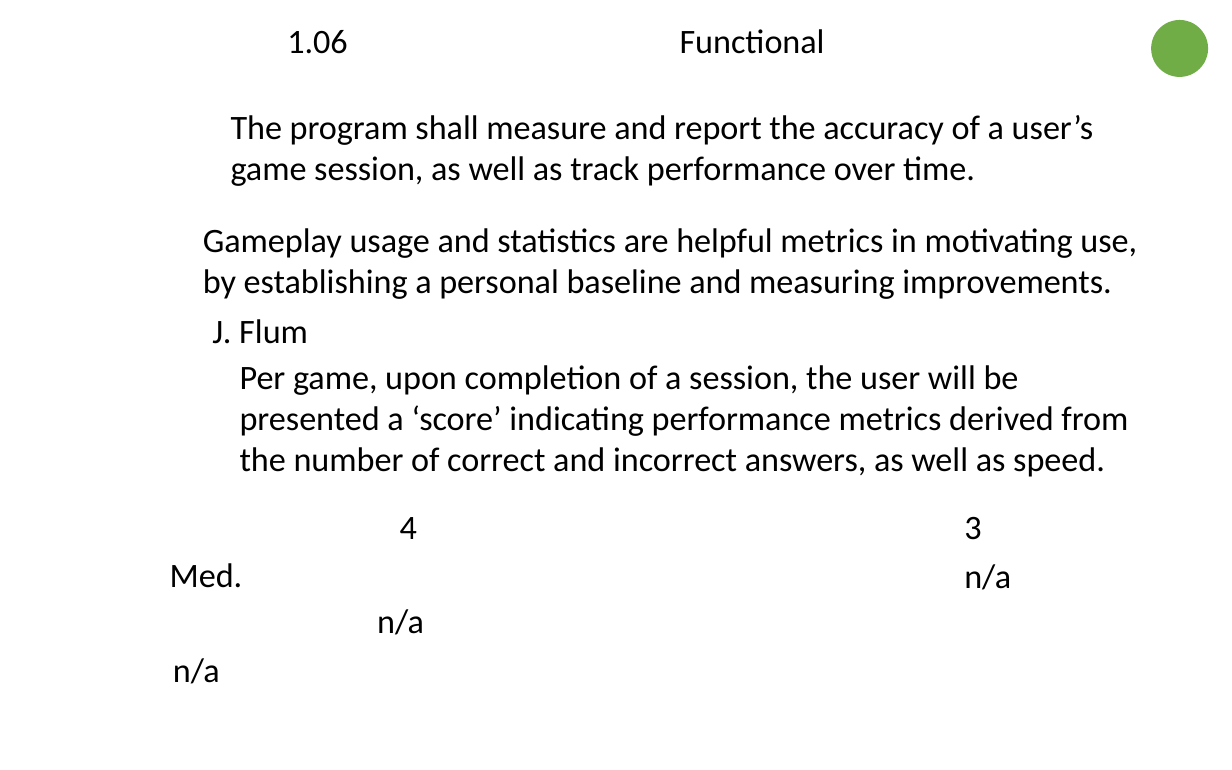
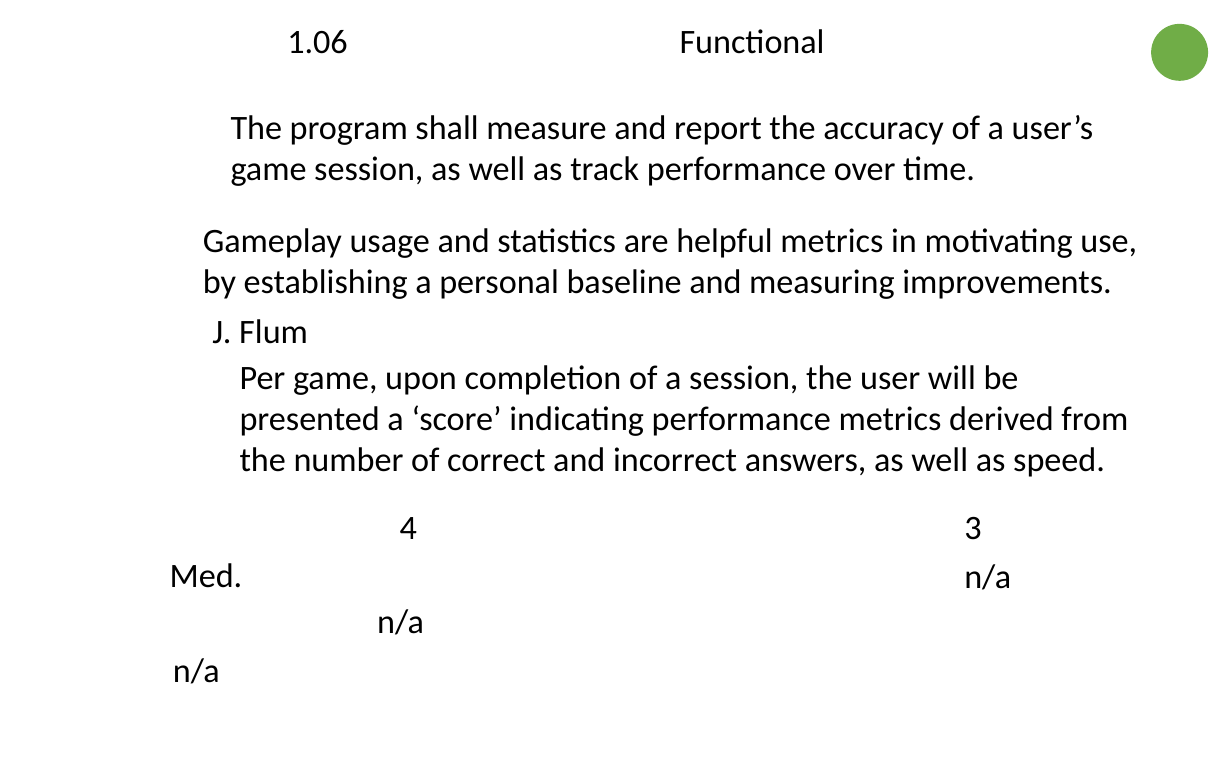
Before and after one commit to jflum/CSU-Senior-Project, a slide deck: slide 6 of docs/Requirements.pptx. Drawn at 1232x770 pixels with LibreOffice and Linux fonts; fonts in the diff are those of the drawing; background and template pictures are left out. Boxes give left, top, right and bottom in pixels: in the first picture for what was removed or moved away, otherwise in the second. Text is boxed around its words. In the diff, an @@ line names an element or a change of style, - is before the commit and + after.

```diff
--- a/docs/Requirements.pptx
+++ b/docs/Requirements.pptx
@@ ellipse: place and size @@
-ellipse at (1152, 20, 1209, 77)
+ellipse at (1152, 25, 1209, 82)
```
Also in this commit, not shown: 7 other slides changed.
